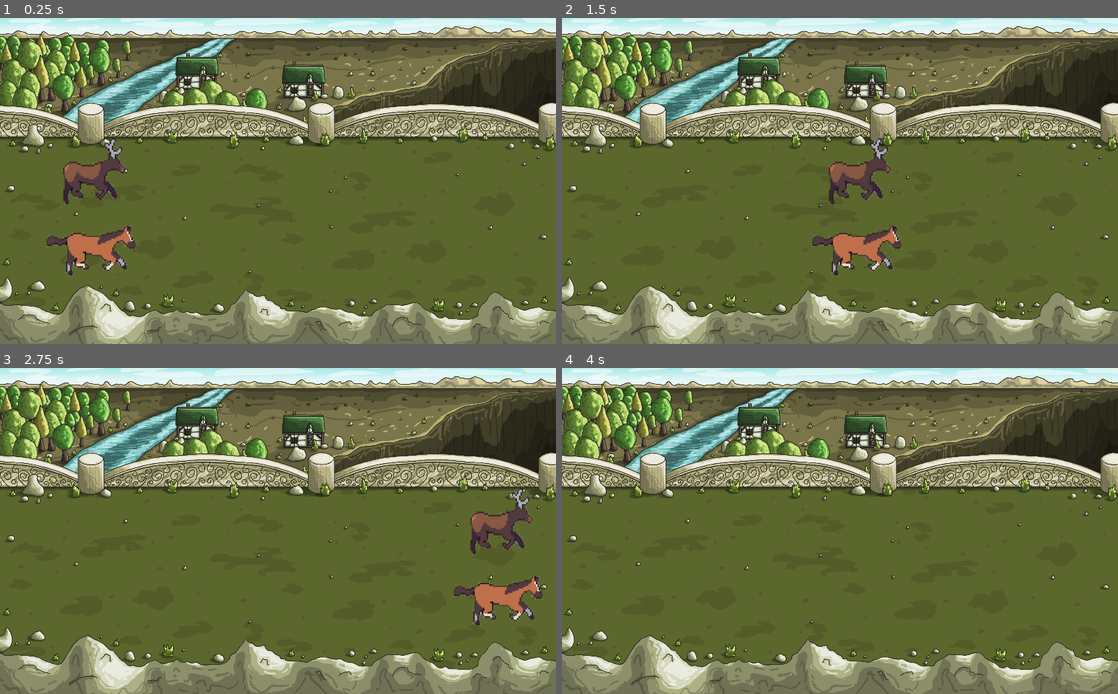
Above: before the commit, frames 1-4 (two rows, left to right).
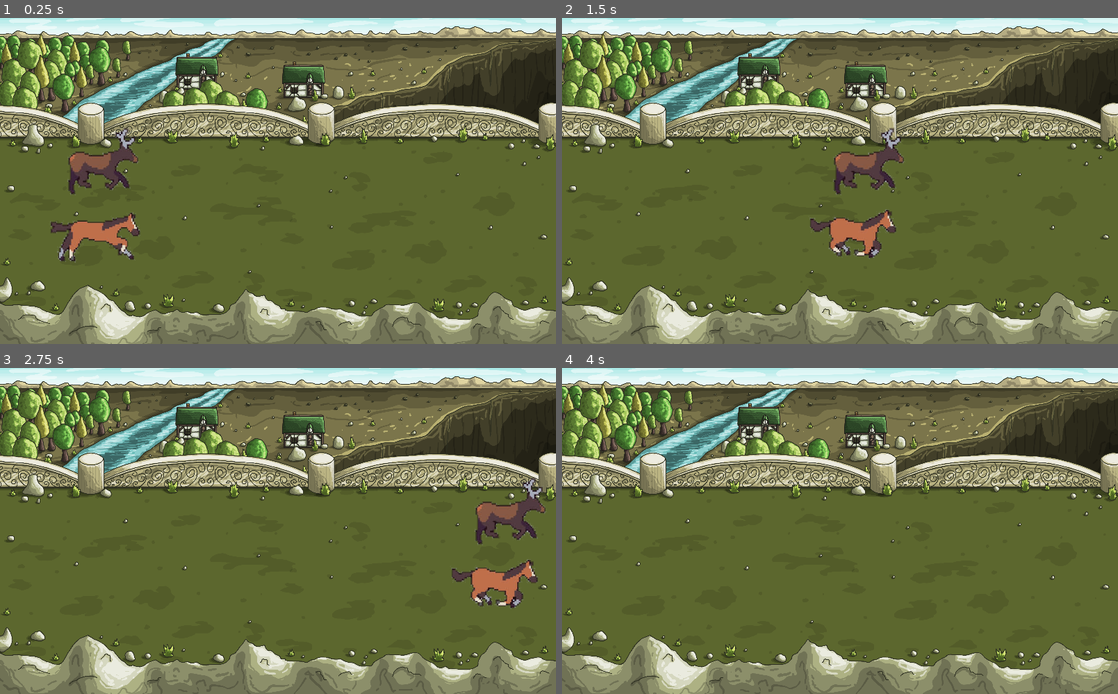
Above: after the commit, the same moments.

Repository: jandarm/Animal_race
Game: Godot game, scene res://Scenes/Main_scene.tscn
Same seed, same stepped clock (60 frames per second), same inputs: the game is played once before the commit and once after it.
Inputs:
- Up to frame 1 (0.25 s): no input
- Up to frame 2 (1.5 s): no input
- Up to frame 3 (2.75 s): no input
- Up to frame 4 (4 s): no input

The runs differ from the first frame. In frame 1, 3.1% of the frame differs, in the area x 8-26%, y 33-80%; in frame 2, 3.0%; in frame 3, 3.0%; in frame 4, nothing differs.

Commit message:
Пробная анимация

Diff:
--- a/Scenes/Animal_scene.tscn
+++ b/Scenes/Animal_scene.tscn
@@ -1,15 +1,10 @@
-[gd_scene load_steps=3 format=2]
+[gd_scene load_steps=2 format=2]
 
 [ext_resource path="res://Scripts/animal_controller.gd" type="Script" id=1]
-
-[sub_resource type="AtlasTexture" id=1]
-resource_local_to_scene = true
-region = Rect2( 22, 6, 133, 124 )
 
 [node name="Animal" type="Node2D"]
 script = ExtResource( 1 )
 
 [node name="Animal_sprite" type="Sprite" parent="."]
-texture = SubResource( 1 )
 
 [node name="AnimationPlayer" type="AnimationPlayer" parent="."]
--- a/Scenes/Main_scene.tscn
+++ b/Scenes/Main_scene.tscn
@@ -1,17 +1,11 @@
-[gd_scene load_steps=9 format=2]
+[gd_scene load_steps=7 format=2]
 
 [ext_resource path="res://Assets/Backgrounds/Forest/game_background_4/game_background_4.png" type="Texture" id=1]
 [ext_resource path="res://Scenes/Animal_scene.tscn" type="PackedScene" id=2]
 [ext_resource path="res://Assets/Animals/Лошадь.png" type="Texture" id=3]
 [ext_resource path="res://Assets/Animals/Олень.png" type="Texture" id=4]
 
-[sub_resource type="AtlasTexture" id=1]
-resource_local_to_scene = true
-flags = 4
-atlas = ExtResource( 4 )
-region = Rect2( 22, 6, 133, 124 )
-
-[sub_resource type="Animation" id=3]
+[sub_resource type="Animation" id=1]
 length = 0.001
 tracks/0/type = "value"
 tracks/0/path = NodePath("Animal_sprite:frame")
@@ -26,14 +20,22 @@
 "values": [ 0 ]
 }
 
-[sub_resource type="Animation" id=4]
+[sub_resource type="Animation" id=2]
 resource_name = "Run"
-
-[sub_resource type="AtlasTexture" id=2]
-resource_local_to_scene = true
-flags = 4
-atlas = ExtResource( 3 )
-region = Rect2( 16, 14, 168, 94 )
+length = 1.6
+loop = true
+tracks/0/type = "value"
+tracks/0/path = NodePath("Animal_sprite:frame")
+tracks/0/interp = 1
+tracks/0/loop_wrap = true
+tracks/0/imported = false
+tracks/0/enabled = true
+tracks/0/keys = {
+"times": PoolRealArray( 0, 0.2, 0.4, 0.6, 0.8, 1 ),
+"transitions": PoolRealArray( 1, 1, 1, 1, 1, 1 ),
+"update": 1,
+"values": [ 0, 1, 2, 3, 4, 5 ]
+}
 
 [node name="Control" type="Control"]
 anchor_right = 1.0
@@ -52,23 +54,25 @@
 }
 
 [node name="Deer" parent="." instance=ExtResource( 2 )]
-position = Vector2( -72, -90 )
+position = Vector2( -69, -51 )
 
 [node name="Animal_sprite" parent="Deer" index="0"]
-position = Vector2( 170, 372 )
-scale = Vector2( 0.885621, 1 )
-texture = SubResource( 1 )
-
-[node name="AnimationPlayer" parent="Deer" index="1"]
-anims/RESET = SubResource( 3 )
-anims/Run = SubResource( 4 )
+position = Vector2( 192, 313 )
+texture = ExtResource( 4 )
+hframes = 6
 
 [node name="Horse" parent="." instance=ExtResource( 2 )]
-position = Vector2( -190, 72 )
+position = Vector2( -130, 356 )
 
 [node name="Animal_sprite" parent="Horse" index="0"]
-position = Vector2( 283, 357 )
-texture = SubResource( 2 )
+position = Vector2( 232, 43 )
+texture = ExtResource( 3 )
+hframes = 6
+
+[node name="AnimationPlayer" parent="Horse" index="1"]
+autoplay = "Run"
+anims/RESET = SubResource( 1 )
+anims/Run = SubResource( 2 )
 
 [editable path="Deer"]
 [editable path="Horse"]
